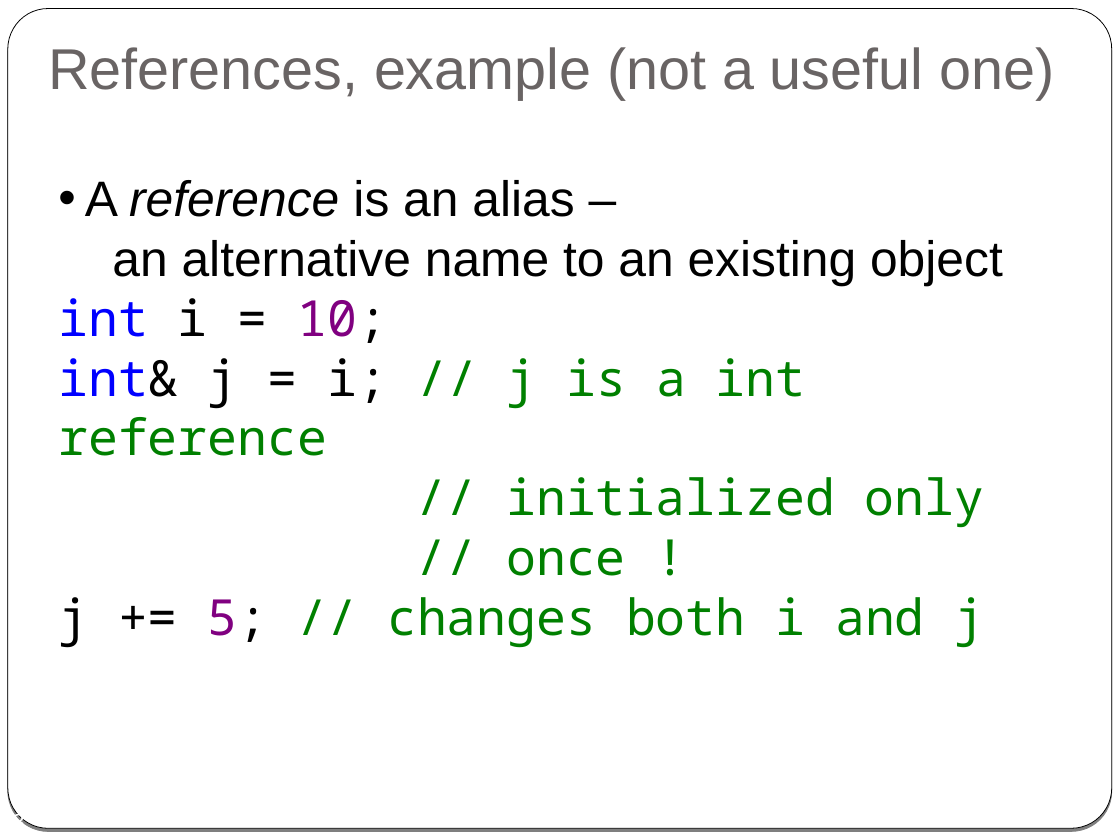
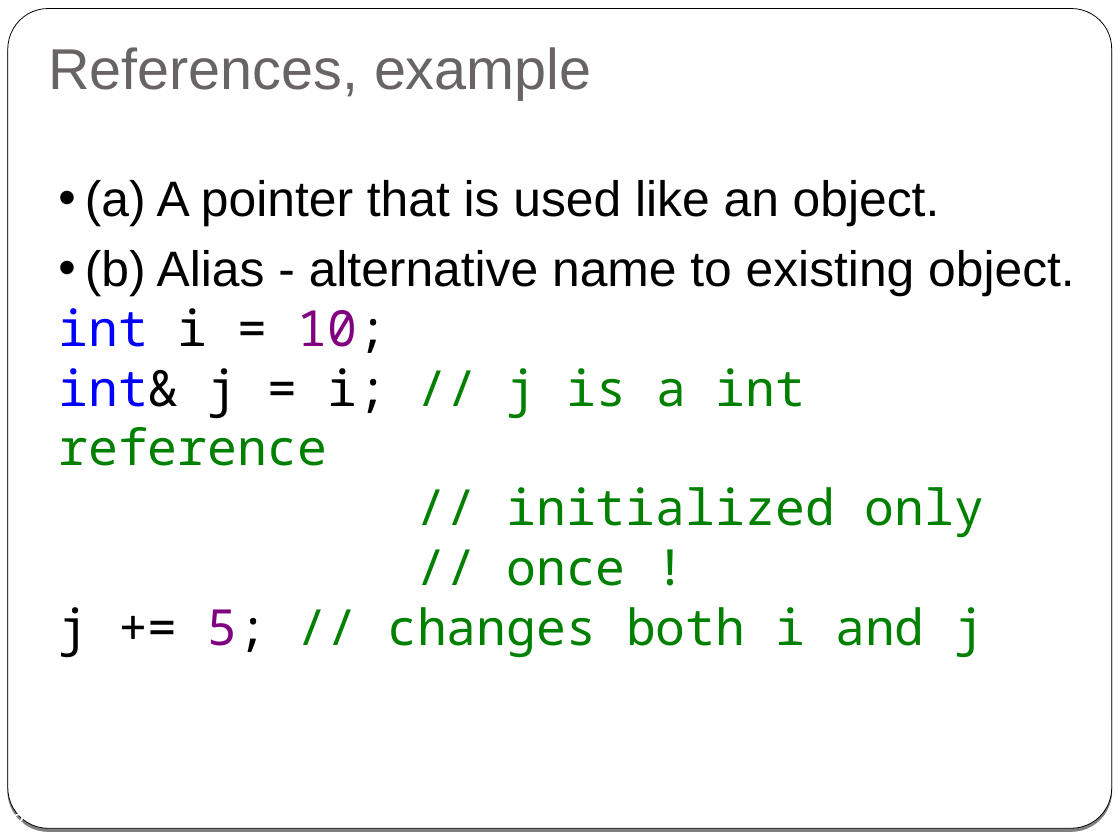
Before and after one commit to cpp-at-ariel/cpp-5778, a slide deck: slide 3 of week03-reference-const/slides-reference.odp. Drawn at 1120x840 pixels with LibreOffice and Linux fonts; fonts in the diff are those of the drawing. Boxes give left, top, right and bottom in pixels: in the first picture for what was removed or moved away, otherwise in the second. Text is boxed around its words. In the diff, an @@ line names an element or a change of style, - is before the commit and + after.

```diff
--- a/week03-reference-const/slides-reference.odp
+++ b/week03-reference-const/slides-reference.odp
@@ title at (x1=48, y1=47, x2=591, y2=100): text changed @@
-References, example (not a useful one)
+References, example
@@ text at (x1=85, y1=180, x2=1075, y2=297): text changed @@
-• A reference is an alias –
-  an alternative name to an existing object
+• (a) A pointer that is used like an object.
+• (b) Alias - alternative name to existing object.
```
Also in this commit, not shown: 9 other slides changed, 2 slides added, 4 slides removed, 25 other files.
